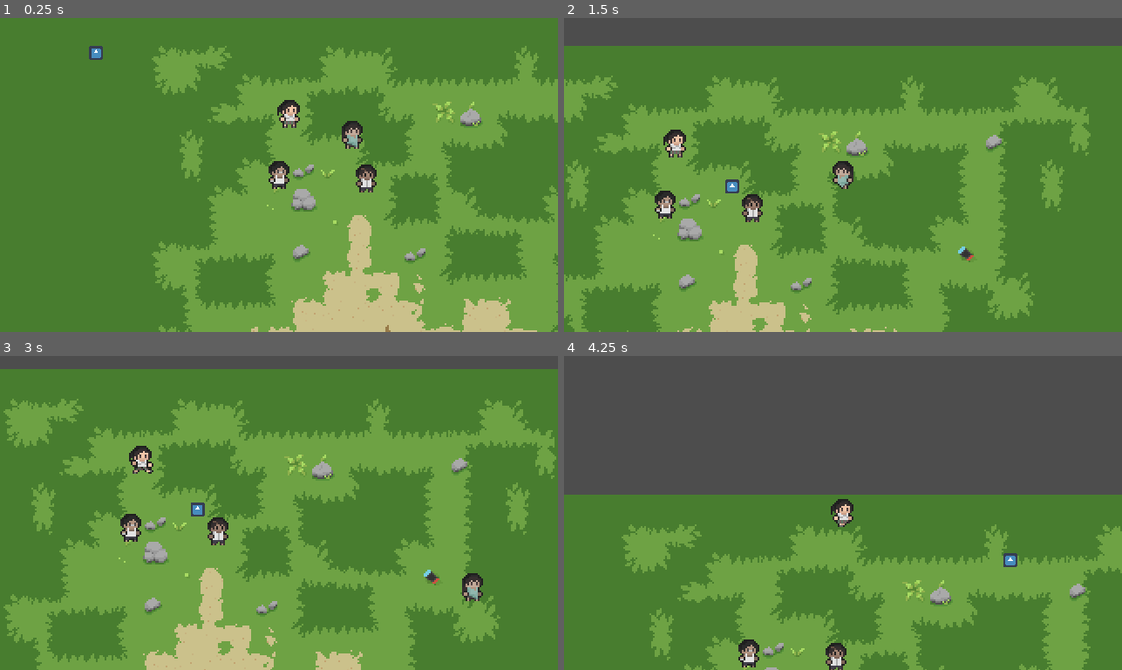
Above: before the commit, frames 1-4 (two rows, left to right).
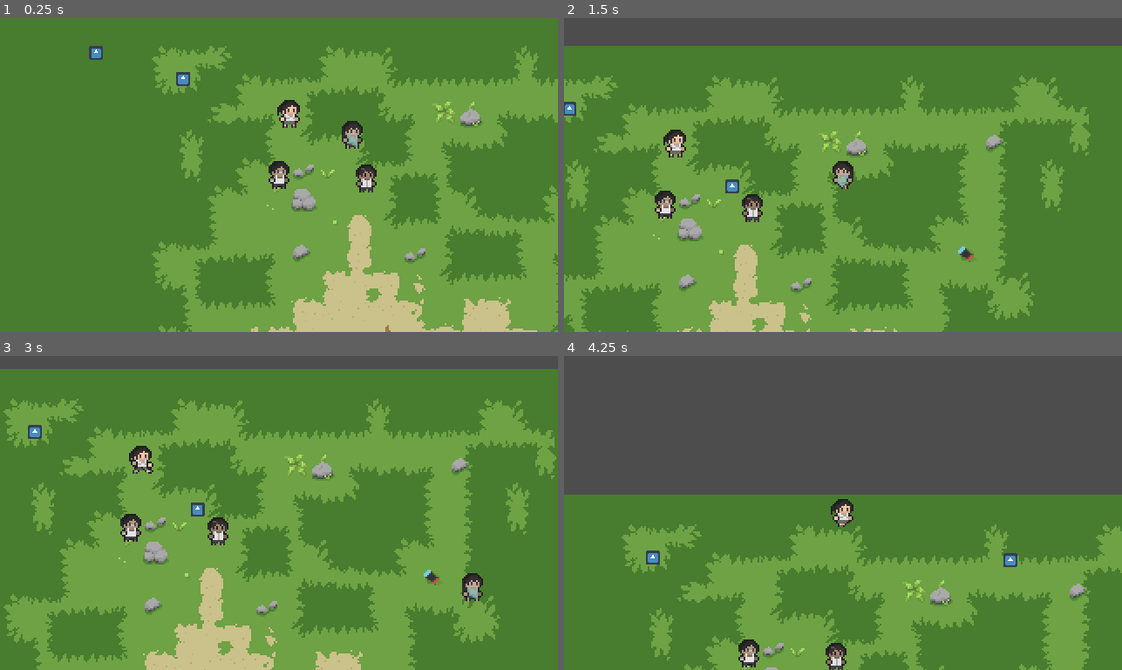
Above: after the commit, the same moments.

Repository: furansisu/tubigtubig
Game: Godot game, scene res://Scenes/World.tscn
The game is run twice, just before and just after one commit, with the same random seed, the same clock (stepped at 60 frames per second) and the same inputs. The engine's default icon, where the game draws it, is replaced by a stand-in: a white triangle on a blue panel in a dark square.
Inputs (mouse positions are in pixels of both pictures, inside the frame that each line leads up to):
- Up to frame 1 (0.25 s): no input
- Up to frame 2 (1.5 s): tap Enter at 0.5 s; move the mouse to (965, 159) at 0.52 s; hold D (right) 0.53-1.28 s; hold Space (changechar) 0.53-1.28 s; move the mouse to (731, 190) at 1.27 s; hold S (down) from 1.28 s (still down); click (731, 190) at 1.35 s
- Up to frame 3 (3 s): move the mouse to (334, 443) at 2.02 s; release S (down) at 2.03 s; hold D (right) 2.03-2.78 s; hold Shift (run) 2.03-2.78 s; move the mouse to (251, 575) at 2.77 s; hold W (up) from 2.78 s (still down); tap Space (changechar) at 2.85 s
- Up to frame 4 (4.25 s): move the mouse to (1010, 560) at 3.52 s; release W (up) at 3.53 s; press the mouse at (1010, 560) at 3.53 s; hold A (left) from 3.53 s (still down)

The runs differ from the first frame. In frame 1, 0.1% of the frame differs, in the area x 31-35%, y 17-22%; in frame 2, 0.1%; in frame 3, 0.1%; in frame 4, 0.1%.

Commit message:
Added force raycasting

Diff:
--- a/Scenes/World.tscn
+++ b/Scenes/World.tscn
@@ -2541,3 +2541,10 @@
 [node name="Sprite2D" type="Sprite2D" parent="Marker"]
 scale = Vector2(0.125, 0.125)
 texture = ExtResource("7_to70h")
+
+[node name="Force" type="Node2D" parent="."]
+position = Vector2(35, 36)
+
+[node name="Sprite2D" type="Sprite2D" parent="Force"]
+scale = Vector2(0.125, 0.125)
+texture = ExtResource("7_to70h")
--- a/Scripts/Player.gd
+++ b/Scripts/Player.gd
@@ -13,15 +13,24 @@
 @export var MovingTo = false
 
 var Marker
+var Force
 var Moving = false
+var ray = RayCast2D.new()
 
 func _ready():
 	Marker = get_node("../../Marker")
+	Force = get_node("../../Force")
+	self.add_child(ray)
+	print(Force.global_position)
+
 
 func MoveTo(Position: Vector2, StopMoving):
 	Moving = StopMoving
 	Marker.position = Position
 	target_position = Position
+
+func force():
+	ray.target_position = Force.global_position - self.global_position
 
 func ChangeMotion(newDir):
 	direction = newDir
@@ -29,6 +38,7 @@
 		Moving = false
 
 func _physics_process(delta):
+	force()
 	if Moving:
 		if position.distance_to(target_position) < 5:
 			target_position = position
